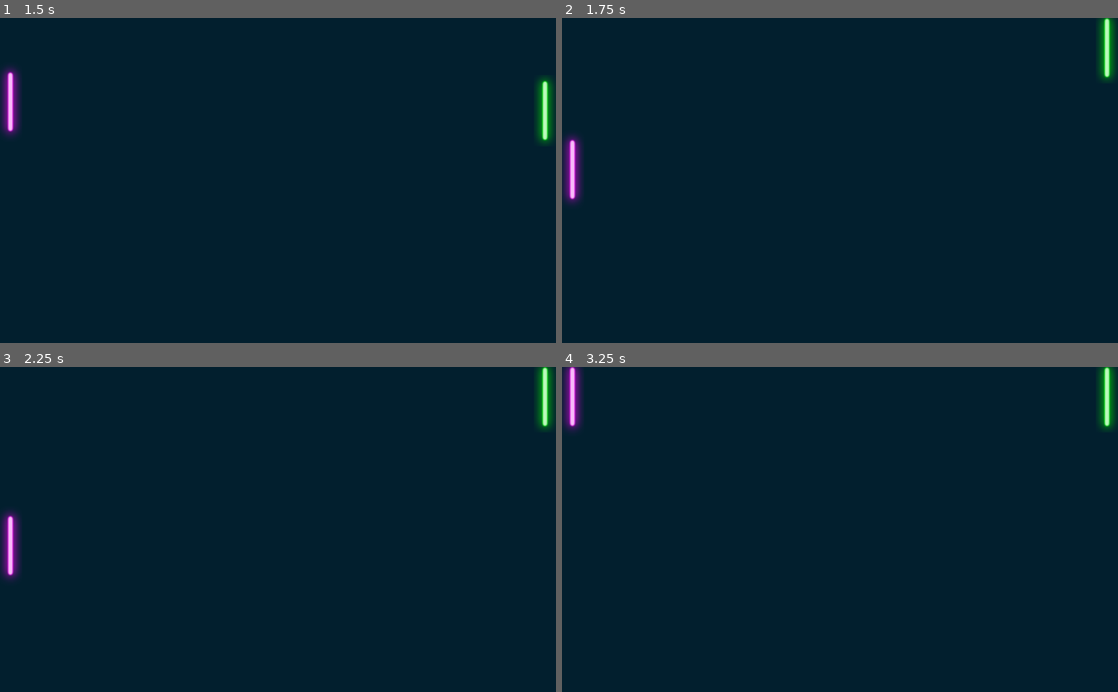
Above: before the commit, frames 1-4 (two rows, left to right).
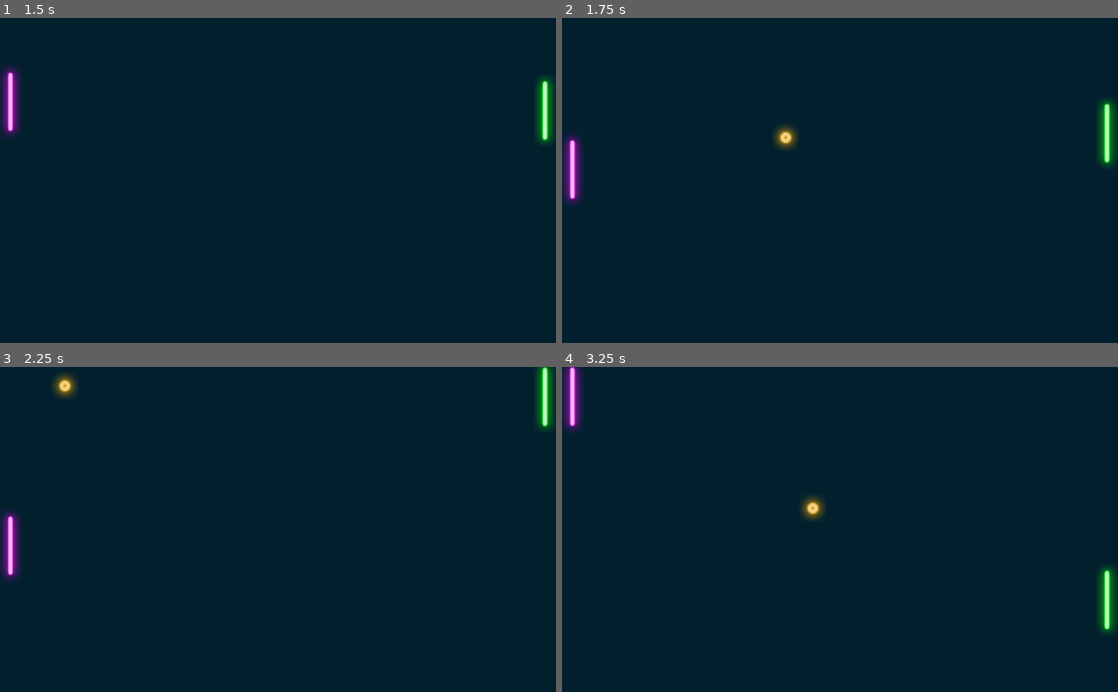
Above: after the commit, the same moments.

Repository: meashley47/Pong
Game: Godot game, scene res://Level.tscn
Two runs of this game, one before a commit and one after it. Both use one fixed random seed, a clock stepped at 60 frames per second and the inputs below.
Inputs:
- Up to frame 1 (1.5 s): hold Up (ui_up) 0.53-1.28 s; hold Down (ui_down) from 1.28 s (still down)
- Up to frame 2 (1.75 s): keep holding Down (ui_down)
- Up to frame 3 (2.25 s): release Down (ui_down) at 2.03 s; hold Up (ui_up) from 2.03 s (still down)
- Up to frame 4 (3.25 s): keep holding Up (ui_up)

Frame 1 is identical in both runs. In frame 2, 1.5% of the frame differs, in the area x 38-100%, y 0-46%; in frame 3, 0.3%; in frame 4, 1.5%, in the area x 43-100%, y 0-83%.

Commit message:
Ball reset when someone loses

Diff:
--- /dev/null
+++ b/Level.gd
@@ -0,0 +1,24 @@
+extends Node
+
+#Resets the ball after waiting a fraction of a second upon losing
+
+onready var ball = $Ball
+
+func wait(s):
+	var timer = Timer.new()
+	timer.set_wait_time(s)
+	timer.connect("timeout", self, "_on_timer_timeout")
+	timer.set_one_shot(true)
+	add_child(timer)
+	timer.start()
+
+func _on_Left_Wall_body_entered(body):
+	wait(0.7)
+
+func _on_Right_Wall_body_entered(body):
+	wait(0.7)
+
+func _on_timer_timeout():
+	ball.position = Vector2(512, 300)
+	ball.velocity.x = [-1, 1][randi() % 2]
+	ball.velocity.y = [-0.8, 0.8][randi() % 2]
--- a/Level.tscn
+++ b/Level.tscn
@@ -1,13 +1,18 @@
-[gd_scene load_steps=5 format=2]
+[gd_scene load_steps=7 format=2]
 
 [ext_resource path="res://Player.tscn" type="PackedScene" id=1]
 [ext_resource path="res://Opponent.tscn" type="PackedScene" id=2]
 [ext_resource path="res://Ball.tscn" type="PackedScene" id=3]
+[ext_resource path="res://Level.gd" type="Script" id=4]
 
 [sub_resource type="RectangleShape2D" id=1]
 extents = Vector2( 512, 10 )
 
+[sub_resource type="RectangleShape2D" id=2]
+extents = Vector2( 103.385, 407.127 )
+
 [node name="Level" type="Node"]
+script = ExtResource( 4 )
 
 [node name="ColorRect" type="ColorRect" parent="."]
 anchor_right = 1.0
@@ -18,6 +23,7 @@
 }
 
 [node name="Player" parent="." instance=ExtResource( 1 )]
+collision_layer = 2147483649
 
 [node name="Opponent" parent="." instance=ExtResource( 2 )]
 
@@ -35,3 +41,17 @@
 
 [node name="CollisionShape2D" type="CollisionShape2D" parent="Bottom Wall"]
 shape = SubResource( 1 )
+
+[node name="Left Wall" type="Area2D" parent="."]
+
+[node name="CollisionShape2D" type="CollisionShape2D" parent="Left Wall"]
+position = Vector2( -106.194, 302.964 )
+shape = SubResource( 2 )
+
+[node name="Right Wall" type="Area2D" parent="."]
+
+[node name="CollisionShape2D" type="CollisionShape2D" parent="Right Wall"]
+position = Vector2( 1127.42, 319.665 )
+shape = SubResource( 2 )
+[connection signal="body_entered" from="Left Wall" to="." method="_on_Left_Wall_body_entered"]
+[connection signal="body_entered" from="Right Wall" to="." method="_on_Right_Wall_body_entered"]
--- a/Opponent.gd
+++ b/Opponent.gd
@@ -9,7 +9,6 @@
 func _physics_process(delta):
 	move_and_slide(Vector2(0, get_opponent_direction()) * speed)
 
-
 func get_opponent_direction():
 	#Ball is below, so move paddle down
 	if ball.position.y > position.y:
